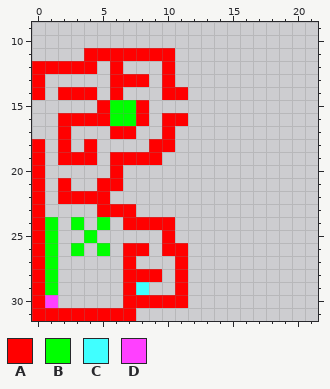
Pixel-art sprite: res/images/levels/dev_level_0.png. The picture above is the old version.
The file is 32x32 pixels. Shown: x 0..21, y 9..31.
Palette (. is transparent): A #ff0000  B #00ff00  C #40ffff  D #ff40ff
Pixels before, first column x 0:
11 ....AAAAAAA.
12 AAAAA.A...A.
13 A.....AAA.A.
14 A.AAA.A...AA
15 .....ABBA...
16 ..AAAABBA.AA
17 ..A...AA..A.
18 A.A.A....AA.
19 A.AAA.AAAA..
20 A.....A.....
21 A.A..AA.....
22 A.AAAA......
23 A....AAA....
24 AB.B.B.AAAA.
25 AB..B.....A.
26 AB.B.B.AA.AA
27 AB.....A...A
28 AB.....AAA.A
29 AB.....AC..A
30 AD.....AAAAA
31 AAAAAAAA....
New version:
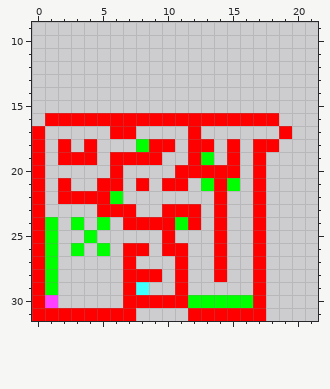
Change:
y 11: x 4..10 AAAAAAA -> .......
y 12: x 0..4 AAAAA -> .....; x 6 A -> .; x 10 A -> .
y 13: x 0 A -> .; x 6..8 AAA -> ...; x 10 A -> .
y 14: x 0 A -> .; x 2..4 AAA -> ...; x 6 A -> .; x 10..11 AA -> ..
y 15: x 5..8 ABBA -> ....
y 16: x 1 . -> A; x 6..7 BB -> AA; x 9 . -> A; x 12..18 ....... -> AAAAAAA
y 17: x 0 . -> A; x 2 A -> .; x 10 A -> .; x 12 . -> A; x 19 . -> A
y 18: x 8 . -> B; x 12..13 .. -> AA; x 15 . -> A; x 17..18 .. -> AA
y 19: x 12..13 .. -> AB; x 15 . -> A; x 17 . -> A
y 20: x 11..15 ..... -> AAAAA; x 17 . -> A
y 21: x 8 . -> A; x 10..11 .. -> AA; x 13..15 ... -> BAB; x 17 . -> A
y 22: x 6 . -> B; x 14 . -> A; x 17 . -> A
y 23: x 10..12 ... -> AAA; x 14 . -> A; x 17 . -> A
y 24: x 11..12 .. -> BA; x 14 . -> A; x 17 . -> A
y 25..28: x 14 . -> A; x 17 . -> A
y 29: x 17 . -> A
y 30: x 12..17 ...... -> BBBBBA
y 31: x 12..17 ...... -> AAAAAA
Changed places in both pictures, as pixel boxes (x1, y1, x2, y2):
changed: (32, 48, 292, 321)
